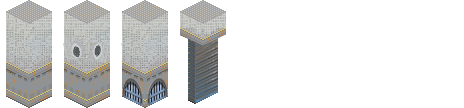
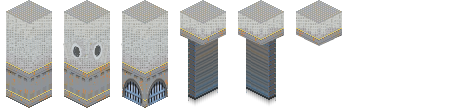
Revision of a layered 464 × 108 image; what changed, layer by layer:
renamed "Layer 49" to "Layer 3", opacity 100% → 42%, moved it above "Layer 4", painted on it over [188, 0, 276, 106]
added layer "Layer 4" above "Layer 1" over [296, 0, 342, 46]
renamed "roll down door metal texture" to "Layer 1", painted on it over [188, 0, 284, 106]
